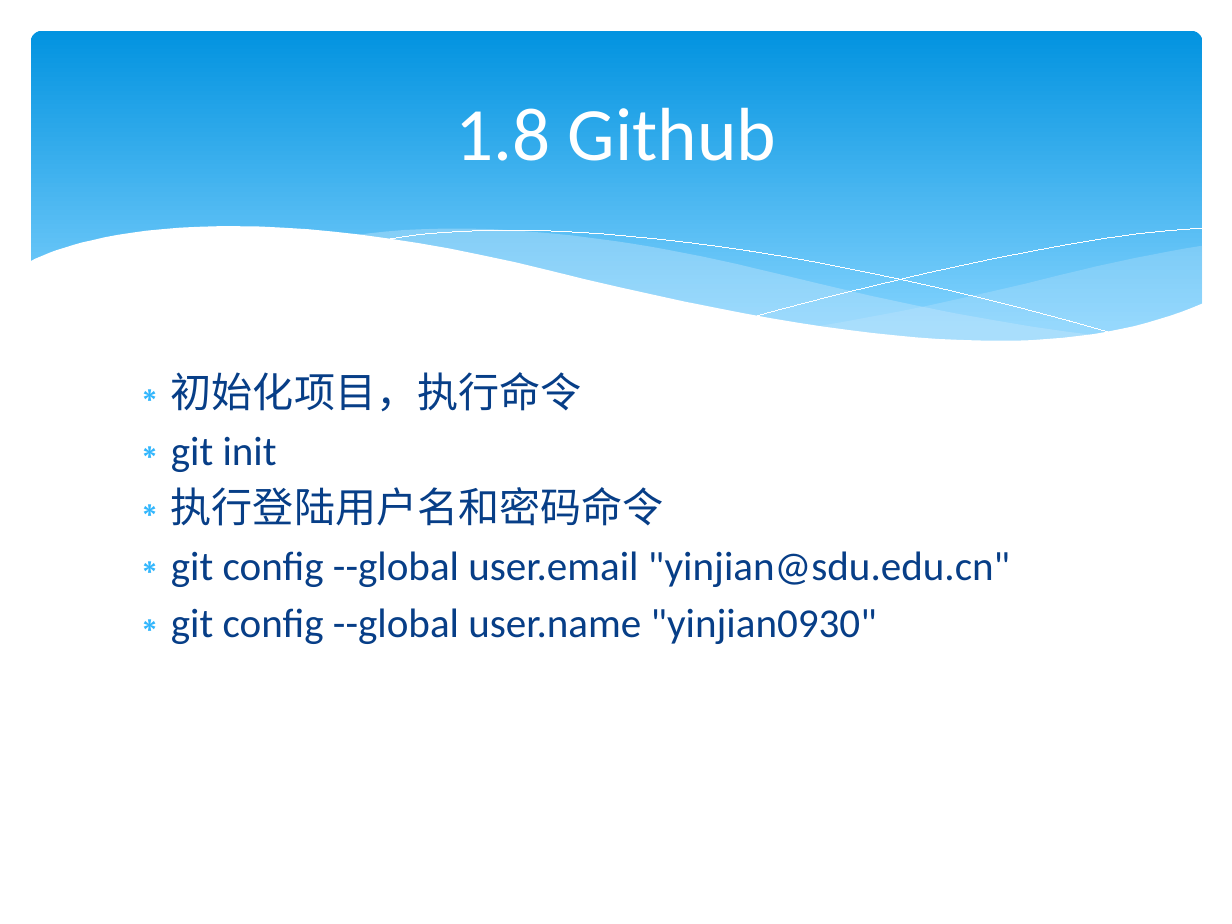
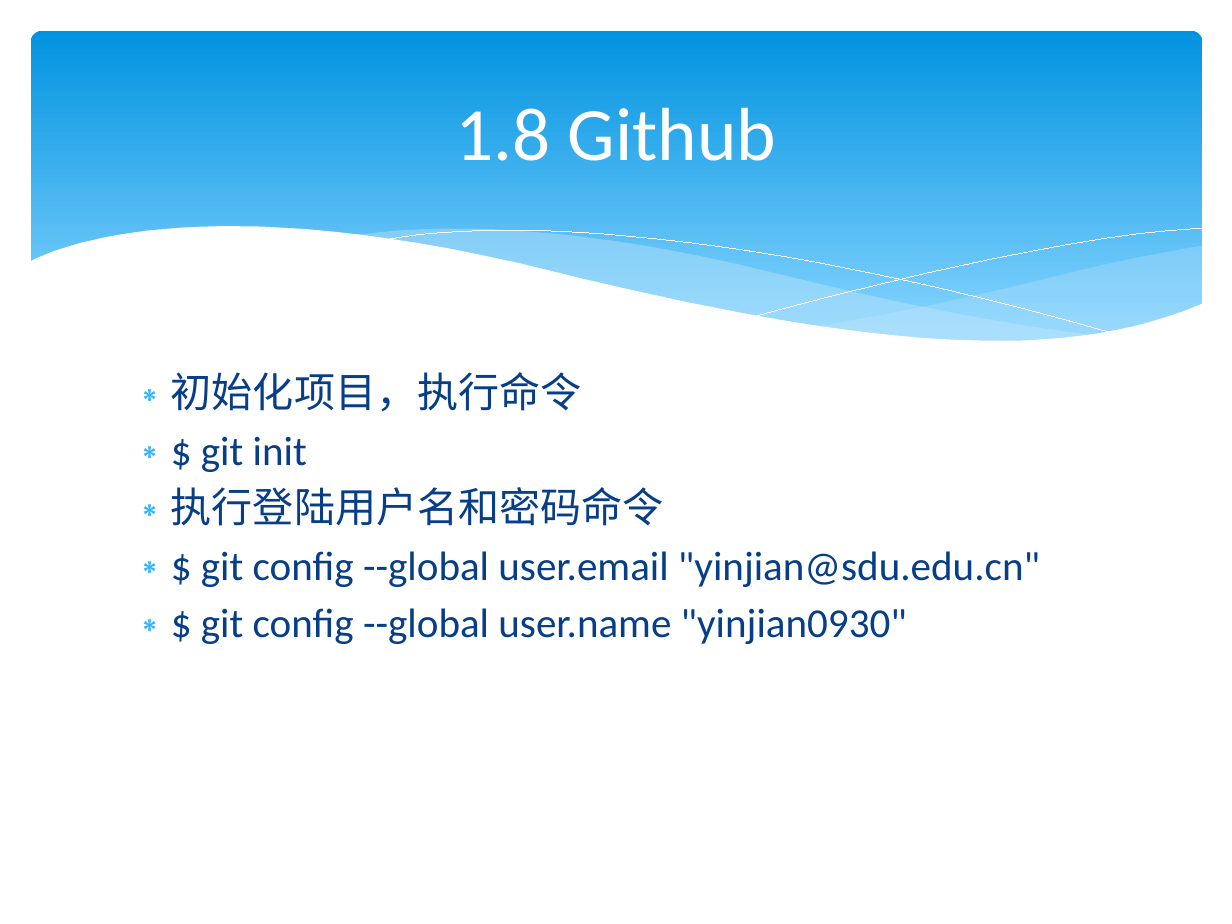
Before and after one commit to lamplight8/cpp, a slide deck: slide 48 of ppt/ch01_绪论_1.pptx. Drawn at 1232x924 pixels with LibreOffice and Linux fonts; fonts in the diff are those of the drawing. Boxes give left, top, right and bottom in pixels: in the first picture for what was removed or moved away, otherwise in the second. Text is boxed around its words. In the diff, an @@ line names an element or a change of style, - is before the commit and + after.

```diff
--- a/ppt/ch01_绪论_1.pptx
+++ b/ppt/ch01_绪论_1.pptx
@@ text at box(201, 436, 307, 472): text changed @@
-∗ git init
+∗ $ git init
@@ text at box(201, 551, 1040, 644): text changed @@
-∗ git config --global user.email "yinjian@sdu.edu.cn"
-∗ git config --global user.name "yinjian0930"
+∗ $ git config --global user.email "yinjian@sdu.edu.cn"
+∗ $ git config --global user.name "yinjian0930"
```
Also in this commit, not shown: 27 other slides changed, 4 slides added.
